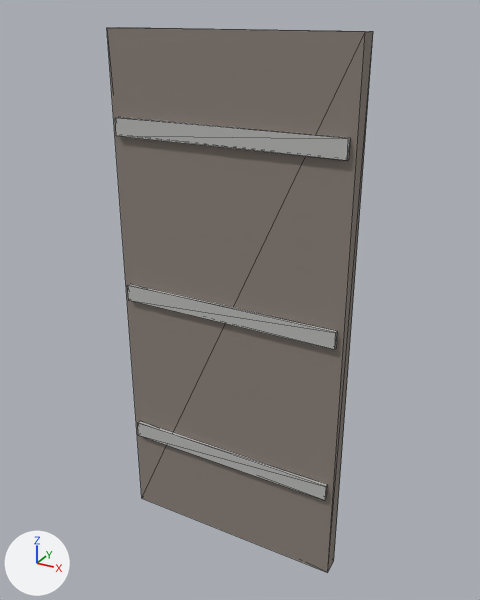
Renders of the glTF model Oxygen/project/Assets/Models/JapaneseCity/JP_Rich_CityGate_A_DoorL.glb from each side of a commit.
Before and after are seen from a camera (50 mm lens) standing at (3.44, -4.2, 4.51) and looking at (1.04, 0.15, 2.34). Lighting does not change. The marker at lower left points along +X, +Y and +Z. The older version comes first. Mesh edges are drawn as thin lines. Vertices at exactly the same position are counted once.

Script lines for the objects in view, before the commit:
```python
me_jp_rich_citygate_a_doorl = bpy.data.meshes.new('JP_Rich_CityGate_A_DoorL')
me_jp_rich_citygate_a_doorl.from_pydata(...)  # a box spanning x 0.0..2.0, y 0.0..0.15, z 0.0..4.38, material slot 0; a box spanning x 0.05..1.95, y -0.04..0.0, z 0.8..0.94, material slot 1; a box spanning x 0.05..1.95, y -0.04..0.0, z 2.2..2.34, material slot 1; a box spanning x 0.05..1.95, y -0.04..0.0, z 3.6..3.74, material slot 1
me_jp_rich_citygate_a_doorl.materials.append(mat_jp_gb_wood)
me_jp_rich_citygate_a_doorl.materials.append(mat_jp_gb_stone)
ob_jp_rich_citygate_a_doorl = bpy.data.objects.new('JP_Rich_CityGate_A_DoorL', me_jp_rich_citygate_a_doorl)
ob_jp_rich_citygate_a_doorl.location = (0.0, 0.0, 0.0)
```
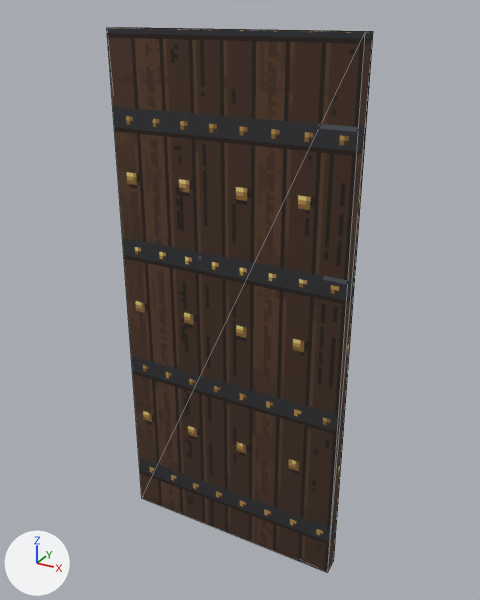
Boxes (x1, y1, x2, y2) around the edits, measured in the pictures (480 x 600 px):
part 1 of me_jp_rich_citygate_a_doorl, deleted
    before: (138, 421, 328, 500)
part 2 of me_jp_rich_citygate_a_doorl, deleted
    before: (127, 284, 338, 350)
part 3 of me_jp_rich_citygate_a_doorl, deleted
    before: (115, 117, 351, 160)
part 4 of me_jp_rich_citygate_a_doorl, recoloured (darker)
    both: (107, 28, 373, 573)
part 5 of me_jp_rich_citygate_a_doorl, recoloured (grey to brown)
    both: (107, 27, 373, 573)

What changed in the scene script:
```text
Add img_jp_gate_doorstudded:
    img_jp_gate_doorstudded = load_image('JP_Gate_DoorStudded', '_unpacked/JP_Gate_DoorStudded', 128, 128, 'sRGB')
Add mat_jp_gate_doorstudded:
    mat_jp_gate_doorstudded = bpy.data.materials.new('JP_Gate_DoorStudded')
    # uses the picture img_jp_gate_doorstudded
Change me_jp_rich_citygate_a_doorl:
    used by ob_jp_rich_citygate_a_doorl; location = (0.0, 0.0, 0.0)
    remove me_jp_rich_citygate_a_doorl.from_pydata(...)  # 32 vertices, 48 faces; spans x 0.0..2.0, y -0.04..0.15, z 0.0..4.38
    remove me_jp_rich_citygate_a_doorl.materials.append(mat_jp_gb_stone)
    add me_jp_rich_citygate_a_doorl.from_pydata(...)  # 8 vertices, 12 faces; spans x 0.0..2.0, y 0.0..0.15, z 0.0..4.38
    me_jp_rich_citygate_a_doorl part 1: the loose piece of 8 vertices spanning x 0.05..1.95, y -0.04..0.0, z 0.8..0.94 is deleted
    me_jp_rich_citygate_a_doorl part 2: the loose piece of 8 vertices spanning x 0.05..1.95, y -0.04..0.0, z 2.2..2.34 is deleted
    me_jp_rich_citygate_a_doorl part 3: the loose piece of 8 vertices spanning x 0.05..1.95, y -0.04..0.0, z 3.6..3.74 is deleted
    me_jp_rich_citygate_a_doorl part 4: 10 kept faces spanning x 0.0..2.0, y 0.0..0.15, z 0.0..4.38 get new vertex colours; the middle colour goes from white #ffffff to white #eeeeee
    me_jp_rich_citygate_a_doorl part 5: 12 faces spanning x 0.0..2.0, y 0.0..0.15, z 0.0..4.38 switch from mat_jp_gb_wood to mat_jp_gate_doorstudded
```
